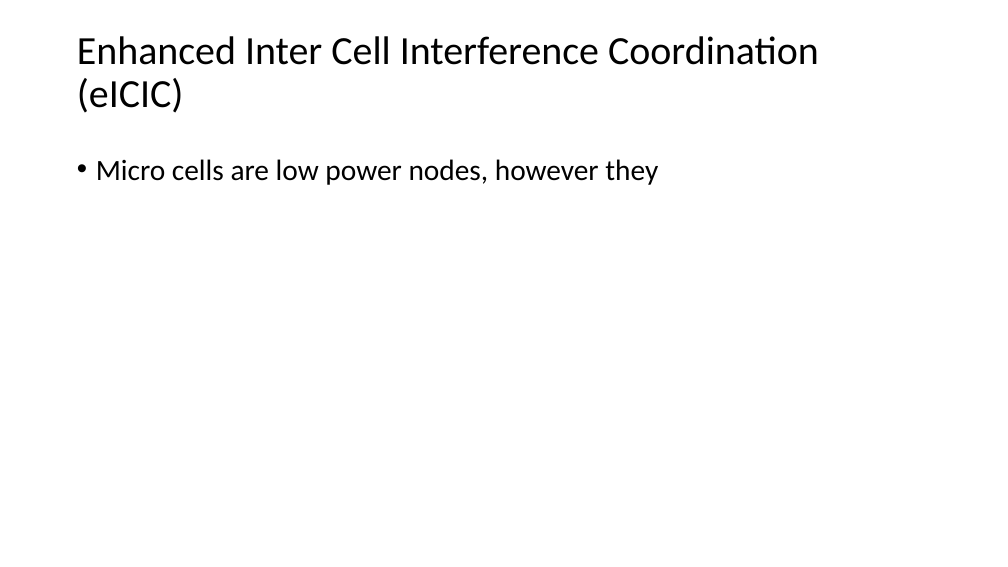
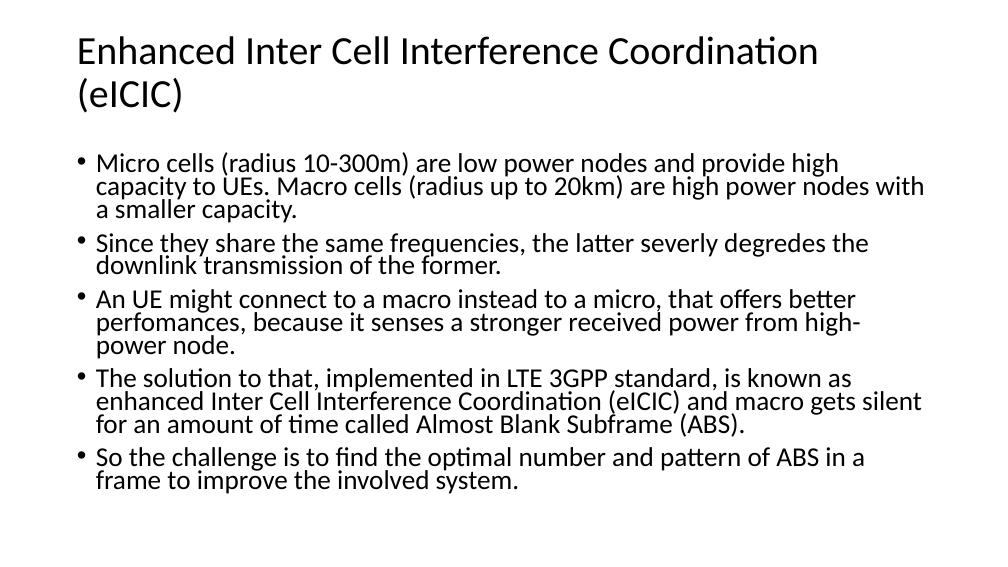
Before and after one commit to marcantonio14/Latex-writing, a slide deck: slide 4 of Self-Organizing Networks in LTE.pptx. Drawn at 1008x567 pixels with LibreOffice and Linux fonts; fonts in the diff are those of the drawing. Boxes give left, top, right and bottom in pixels: in the first picture for what was removed or moved away, otherwise in the second. Text is boxed around its words. In the diff, an @@ line names an element or a change of style, - is before the commit and + after.

```diff
--- a/Self-Organizing Networks in LTE.pptx
+++ b/Self-Organizing Networks in LTE.pptx
@@ text at [96,152,925,494]: text changed; size 28 to 25.9 pt @@
-• Micro cells are low power nodes, however they
+• Micro cells (radius 10-300m) are low power nodes and provide high capacity to UEs. Macro cells (radius up to 20km) are high power nodes with a smaller capacity.
+• Since they share the same frequencies, the latter severly degredes the downlink transmission of the former.
+• An UE might connect to a macro instead to a micro, that offers better perfomances, because it senses a stronger received power from high-power node.
+• The solution to that, implemented in LTE 3GPP standard, is known as enhanced Inter Cell Interference Coordination (eICIC) and macro gets silent for an amount of time called Almost Blank Subframe (ABS).
+• So the challenge is to find the optimal number and pattern of ABS in a frame to improve the involved system.
```
Also in this commit, not shown: 1 other slide changed.
